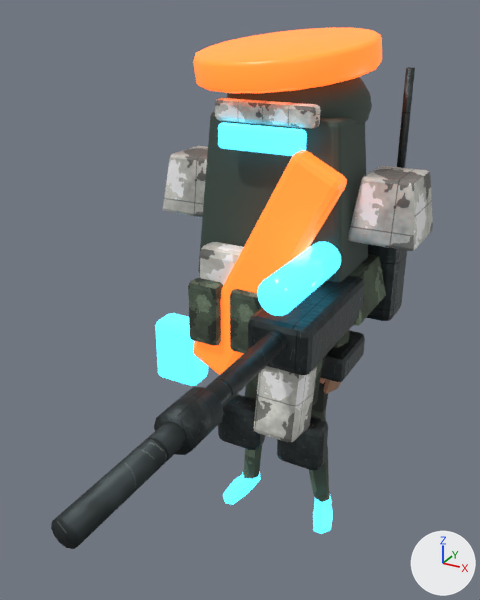
Two versions of the glTF model packages/client/public/assets/models/battlefield/commando.glb, one commit apart.
The view is the same before and after, from a 50 mm camera at (0.753, -1.69, 1.545) aimed at (-0.003, -0.316, 0.858). The lights are fixed; the arrows at lower right show +X, +Y and +Z. The picture after the commit comes second. Where no turn or scale is listed for an object, it has been applied to the vertices. Vertices at exactly the same position are counted once.

Script lines for the objects in view, before the commit:
```python
me_cube = bpy.data.meshes.new('Cube')
me_cube.from_pydata(...)  # 168 vertices, 324 faces; spans x -0.17..0.235, y -0.274..0.047, z -0.266..0.487
me_cube.materials.append(mat_team_accent)
me_cube_007 = bpy.data.meshes.new('Cube.007')
me_cube_007.from_pydata(...)  # 256 vertices, 492 faces; spans x -0.31..0.225, y -0.275..0.603, z -0.725..0.032
me_cube_007.materials.append(mat_glass_emissive)  # cyan #3fa2bc, glowing cyan #50d7ff
me_cylinder_003 = bpy.data.meshes.new('Cylinder.003')
me_cylinder_003.from_pydata(...)  # 276 vertices, 536 faces; spans x -0.295..0.267, y -0.275..0.375, z -0.842..0.07
me_cylinder_003.materials.append(mat_warning_emissive)  # orange #f99035, glowing orange #ff6121
me_shoulder_guard__1_mesh = bpy.data.meshes.new('shoulder_guard_-1_mesh')
me_shoulder_guard__1_mesh.from_pydata(...)  # 112 vertices, 216 faces; spans x -0.089..0.669, y -0.099..0.099, z 0.0..0.17
me_shoulder_guard__1_mesh.materials.append(mat_team_primary)
ob_commando_glass_emissive = bpy.data.objects.new('commando_glass_emissive', me_cube_007)
ob_commando_glass_emissive.location = (0.0, -0.215, 1.25)
ob_commando_team_accent = bpy.data.objects.new('commando_team_accent', me_cube)
ob_commando_team_accent.location = (0.0, -0.22, 0.85)
ob_commando_team_primary = bpy.data.objects.new('commando_team_primary', me_shoulder_guard__1_mesh)
ob_commando_team_primary.location = (-0.29, -0.02, 0.99)
ob_commando_warning_emissive = bpy.data.objects.new('commando_warning_emissive', me_cylinder_003)
ob_commando_warning_emissive.location = (-0.035, -0.005, 1.425)
# also in view: 'commando_commando_armor' at (-0.081, 0.063, 1.005); 'commando_fabric_dark' at (0.045, -0.137, 0.758); 'commando_armor_dark' at (0.038, -0.486, 0.83); 'BaseHuman_baked' at (0.001, -0.012, 0.688)
```
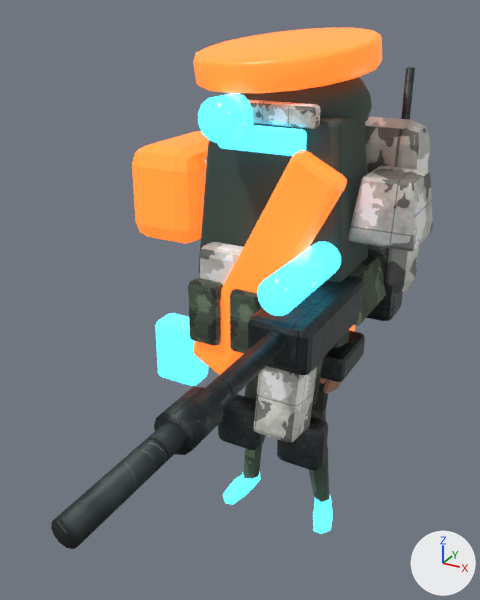
Where the newer file only moved an object's origin or applied its transform, the numbers keep the older frame.

Patch to the scene script:
```diff
--- a/packages/client/public/assets/models/battlefield/commando.glb.py
+++ b/packages/client/public/assets/models/battlefield/commando.glb.py
@@ me_cube_007 @@
 # used by ob_commando_glass_emissive; location = (0.0, -0.215, 1.25)
-me_cube_007.from_pydata(...)  # 256 vertices, 492 faces; spans x -0.31..0.225, y -0.275..0.603, z -0.725..0.032
+me_cube_007.from_pydata(...)  # 284 vertices, 544 faces; spans x -0.31..0.225, y -0.275..0.603, z -0.725..0.105
+# me_cube_007 part 1: a new loose piece, a 14-sided cylinder along y spanning x -0.134..-0.026, y -0.075..0.015, z -0.005..0.105, in mat_glass_emissive (cyan #3fa2bc, glowing cyan #50d7ff)
 me_cube_007.materials.append(mat_glass_emissive)
@@ me_shoulder_guard__1_mesh @@
 # used by ob_commando_team_primary; location = (-0.29, -0.02, 0.99)
-me_shoulder_guard__1_mesh.from_pydata(...)  # 112 vertices, 216 faces; spans x -0.089..0.669, y -0.099..0.099, z 0.0..0.17
+me_shoulder_guard__1_mesh.from_pydata(...)  # 168 vertices, 324 faces; spans x -0.089..0.669, y -0.099..0.215, z -0.22..0.28
+# me_shoulder_guard__1_mesh part 2: a new loose piece of 56 vertices spanning x -0.04..0.62, y 0.085..0.215, z -0.22..0.28, in mat_team_primary
 me_shoulder_guard__1_mesh.materials.append(mat_team_primary)
@@ me_cylinder_003 @@
 # used by ob_commando_warning_emissive; location = (-0.035, -0.005, 1.425)
-me_cylinder_003.from_pydata(...)  # 276 vertices, 536 faces; spans x -0.295..0.267, y -0.275..0.375, z -0.842..0.07
+me_cylinder_003.from_pydata(...)  # 444 vertices, 860 faces; spans x -0.415..0.267, y -0.275..0.375, z -1.014..0.07
+# me_cylinder_003 part 3: a new loose piece of 56 vertices spanning x -0.415..-0.195, y -0.185..0.175, z -0.515..-0.235, in mat_warning_emissive (orange #f99035, glowing orange #ff6121)
+# other edits to the shape of me_cylinder_003 do not show in these pictures
 me_cylinder_003.materials.append(mat_warning_emissive)
```

Where the change shows, as pixel boxes [x1, y1, x2, y2] in the pictures (480 x 600 px):
'commando_warning_emissive', reshaped (32% wider): before [193, 27, 382, 375]; after [132, 27, 382, 375]
'commando_team_primary', reshaped: before [163, 146, 433, 251]; after [205, 117, 433, 293]
'commando_glass_emissive', reshaped (11% taller): before [155, 122, 341, 386]; after [155, 93, 341, 386]
part 1 of me_cube_007, added (cyan): after [198, 93, 254, 143]
part 2 of me_shoulder_guard__1_mesh, added: after [365, 117, 431, 293]
part 3 of me_cylinder_003, added (orange): after [132, 131, 209, 244]
